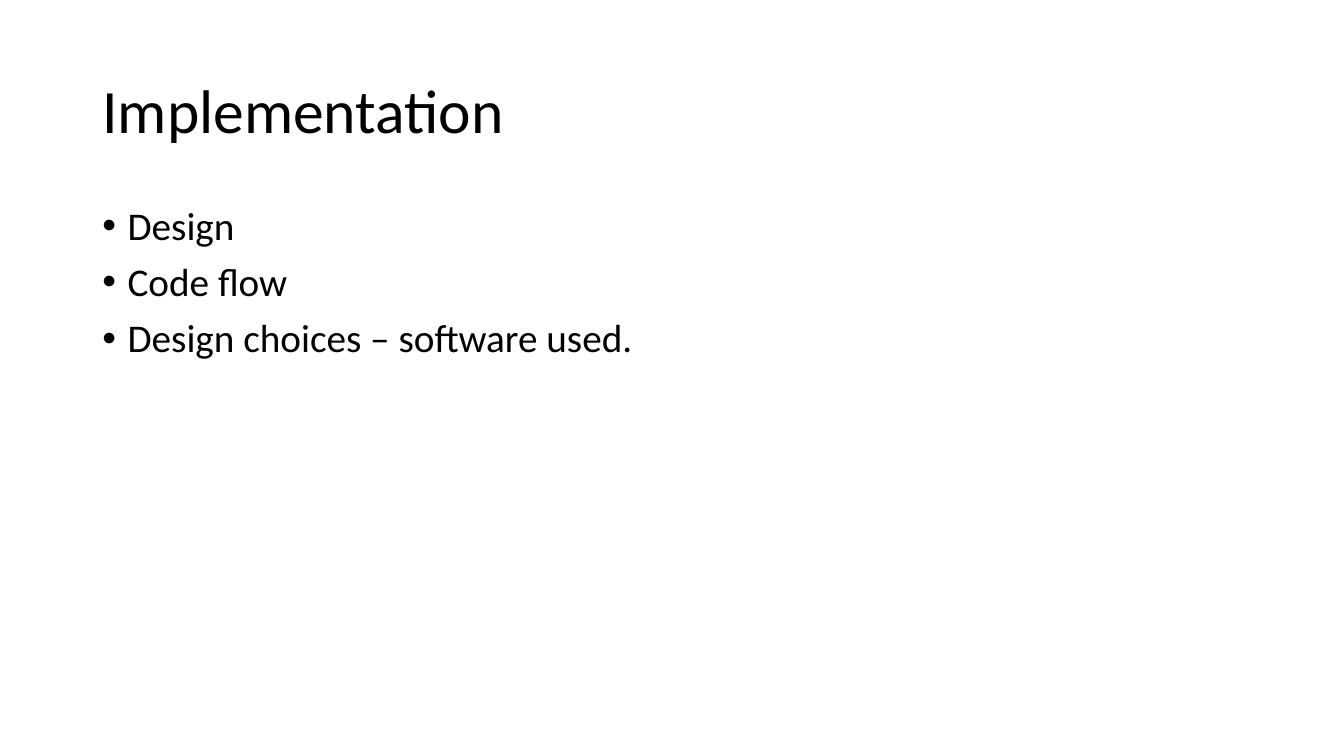
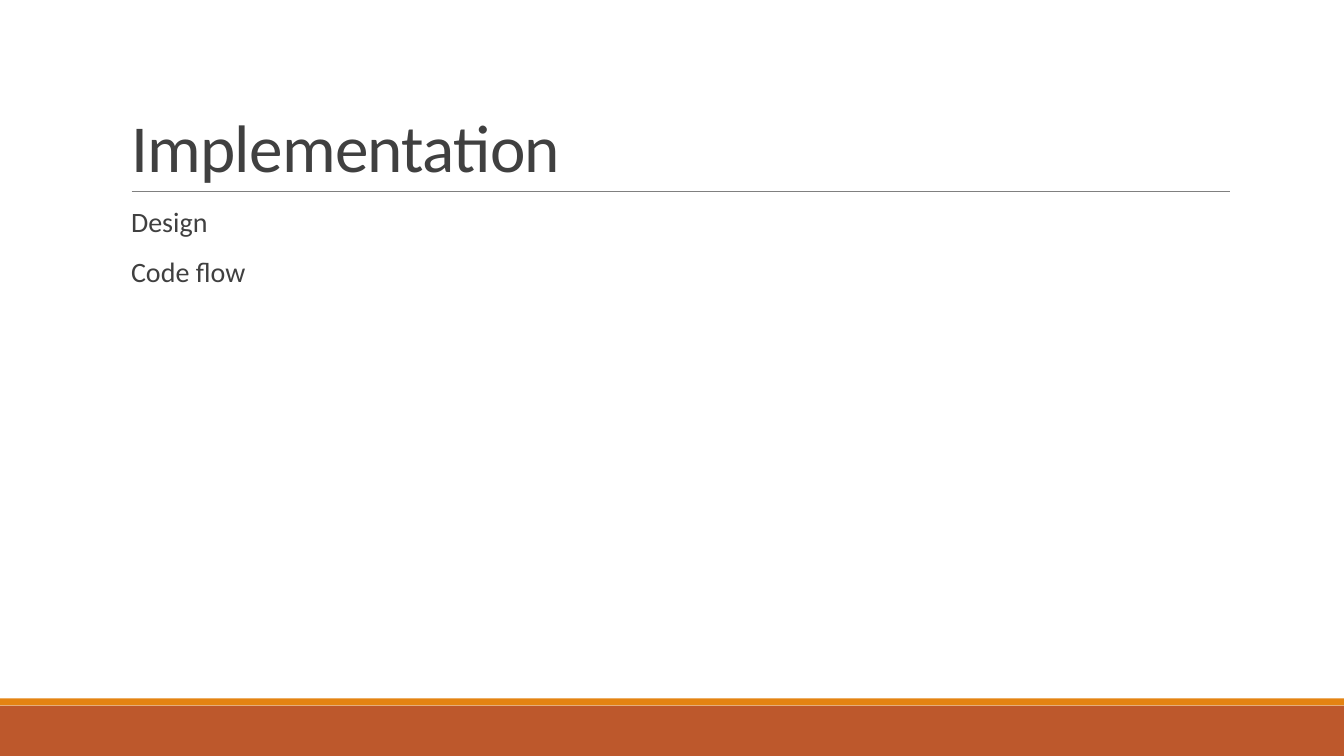
Before and after one commit to SternerLab/Authority, a slide deck: slide 17 of r_table/slides/Authority look up table.pptx (slide 7 before the commit). Drawn at 1344x756 pixels with LibreOffice and Linux fonts; fonts in the diff are those of the drawing. Boxes give left, top, right and bottom in pixels: in the first picture for what was removed or moved away, otherwise in the second. Text is boxed around its words. In the diff, an @@ line names an element or a change of style, - is before the commit and + after.

```diff
--- a/r_table/slides/Authority look up table.pptx
+++ b/r_table/slides/Authority look up table.pptx
@@ title "Implementation": place and size @@
-title "Implementation" at bbox=[102, 90, 503, 143]
+title "Implementation" at bbox=[131, 125, 560, 183]
@@ title "Implementation" at bbox=[131, 125, 560, 183]: size 44 to 48 pt, text colour #000000 to #404040, letter spacing 0 to -0.5 pt; line spacing 0.9 to 0.85; vertical alignment middle to bottom @@
@@ text "Design" at bbox=[131, 213, 246, 282]: size 28 to 20 pt, text colour #000000 to #404040; bullet • to  ; more space between paragraphs @@
@@ line added from (132, 192) to (1231, 192), #808080 0.5 pt @@
@@ text at bbox=[128, 324, 632, 359]: paragraph removed @@
-• Design choices – software used.
@@ rectangle added at bbox=[0, 706, 1344, 756], fill #BD582C @@
@@ rectangle added at bbox=[0, 699, 1344, 706], fill #E48312 @@
```
Also in this commit, not shown: 3 other slides changed, 16 slides added, 5 slides removed.
